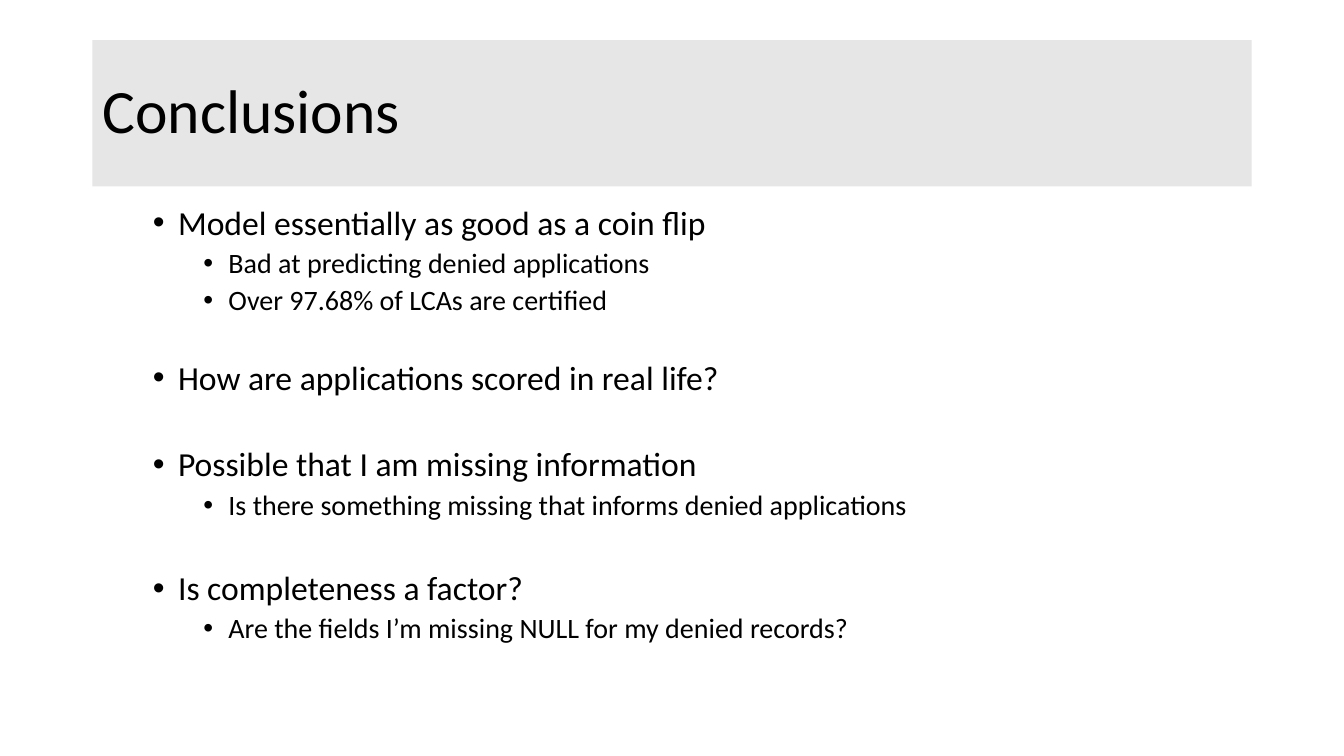
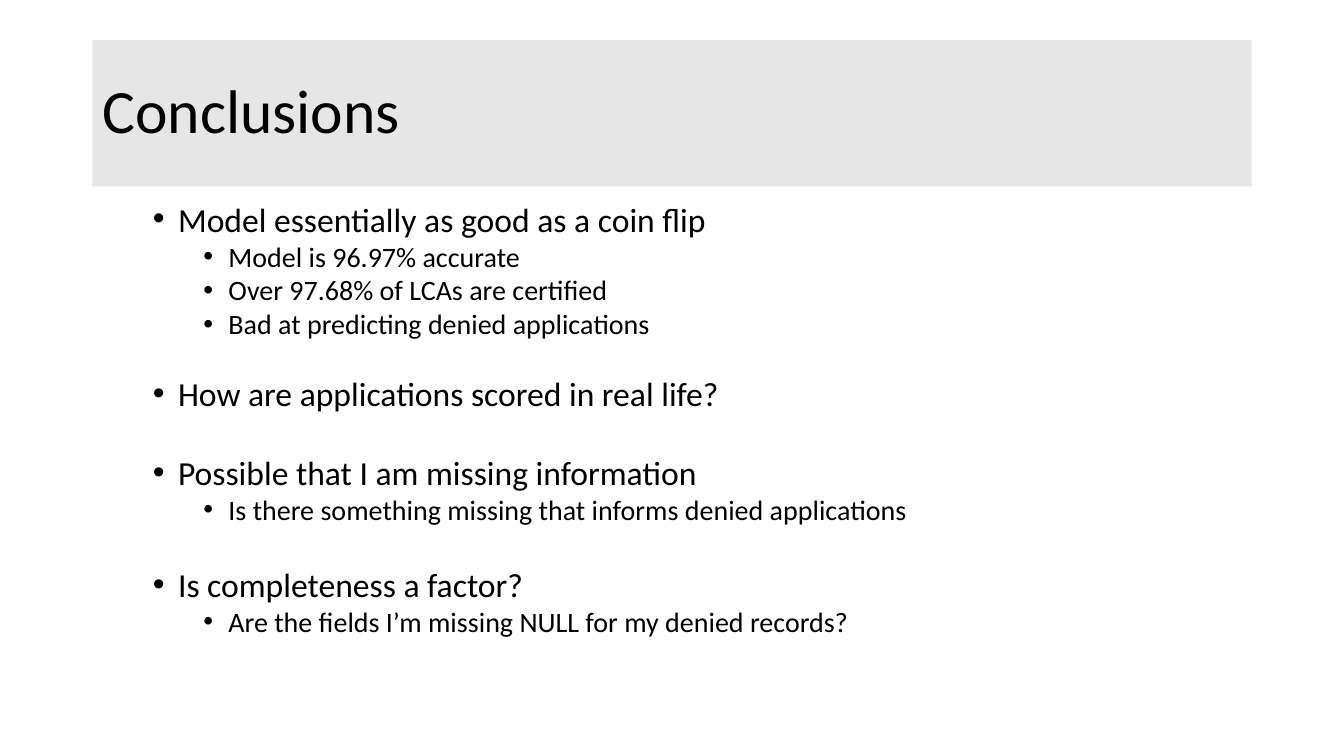
Before and after one commit to Liptoni/Springboard, a slide deck: slide 15 of H1B_Capstone/Summaries/Capstone_1_Presentations.pptx (slide 11 before the commit). Drawn at 1344x756 pixels with LibreOffice and Linux fonts; fonts in the diff are those of the drawing. Boxes give left, top, right and bottom in pixels: in the first picture for what was removed or moved away, otherwise in the second. Text is boxed around its words. In the diff, an @@ line names an element or a change of style, - is before the commit and + after.

Commit message:
updating H1B Slide deck

```diff
--- a/H1B_Capstone/Summaries/Capstone_1_Presentations.pptx
+++ b/H1B_Capstone/Summaries/Capstone_1_Presentations.pptx
@@ text at bbox=[178, 208, 907, 637]: line spacing 0.9 to 0.8 @@
@@ text at bbox=[228, 247, 607, 301]: paragraphs added @@
+    • Model is 96.97% accurate
+    • Over 97.68% of LCAs are certified
@@ text at bbox=[228, 290, 607, 311]: paragraph removed @@
-    • Over 97.68% of LCAs are certified
```
Also in this commit, not shown: 1 other slide changed, 5 slides added, 1 slide removed.
